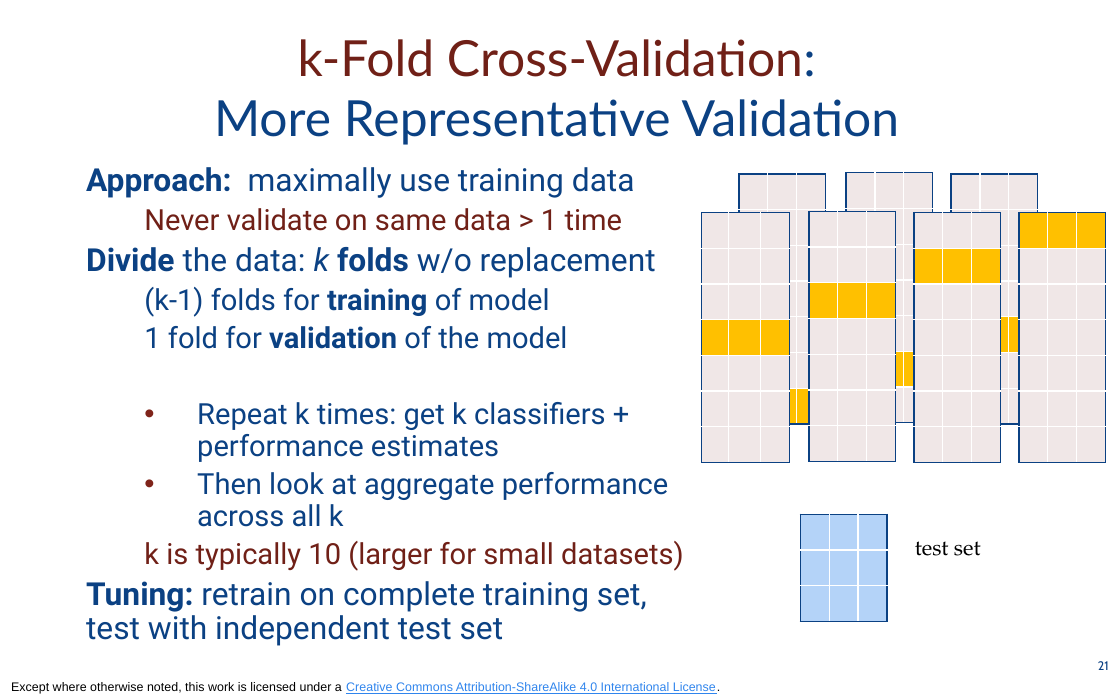
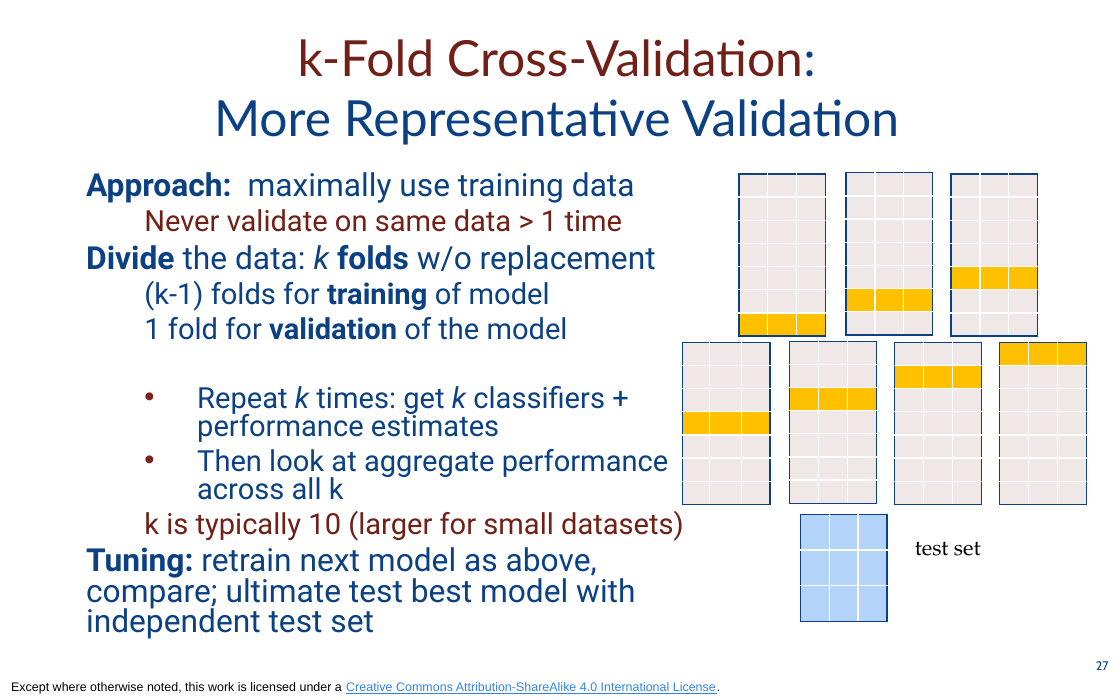
Before and after one commit to odpi/OpenDS4All, a slide deck: slide 27 of opends4all-resources/opends4all-model-assessment/TRAINING-ROBUST-MODELS-hyperparameters-tuning-validation.pptx (slide 21 before the commit). Drawn at 1120x700 pixels with LibreOffice and Linux fonts; fonts in the diff are those of the drawing. Boxes give left, top, right and bottom in pixels: in the first picture for what was removed or moved away, otherwise in the second. Text is boxed around its words. In the diff, an @@ line names an element or a change of style, - is before the commit and + after.

Commit message:
Updated validation slides to correct some typos, add knn imputation

```diff
--- a/opends4all-resources/opends4all-model-assessment/TRAINING-ROBUST-MODELS-hyperparameters-tuning-validation.pptx
+++ b/opends4all-resources/opends4all-model-assessment/TRAINING-ROBUST-MODELS-hyperparameters-tuning-validation.pptx
@@ text at (86,172,684,541): italic on in "k k"; line spacing 0.9 to 0.8 @@
@@ table: place and size @@
-table at (739,174,827,435)
+table at (739,174,827,336)
@@ table: place and size @@
-table at (846,172,933,433)
+table at (846,172,933,335)
@@ table: place and size @@
-table at (951,174,1038,435)
+table at (951,174,1038,336)
@@ table: place and size @@
-table at (702,213,790,474)
+table at (682,343,769,505)
@@ table: place and size @@
-table at (809,212,896,473)
+table at (790,342,877,504)
@@ table: place and size @@
-table at (914,213,1001,474)
+table at (895,343,982,505)
@@ table: place and size @@
-table at (1019,213,1107,474)
+table at (1000,343,1088,505)
@@ text at (86,547,635,639): text changed @@
-Tuning: retrain on complete training set, test with independent test set
+Tuning: retrain next model as above, compare; ultimate test best model with independent test set
@@ page number at (1096,661,1109,670): text changed @@
-21
+27
```
Also in this commit, not shown: 6 other slides changed, 11 slides added, 1 slide removed.
